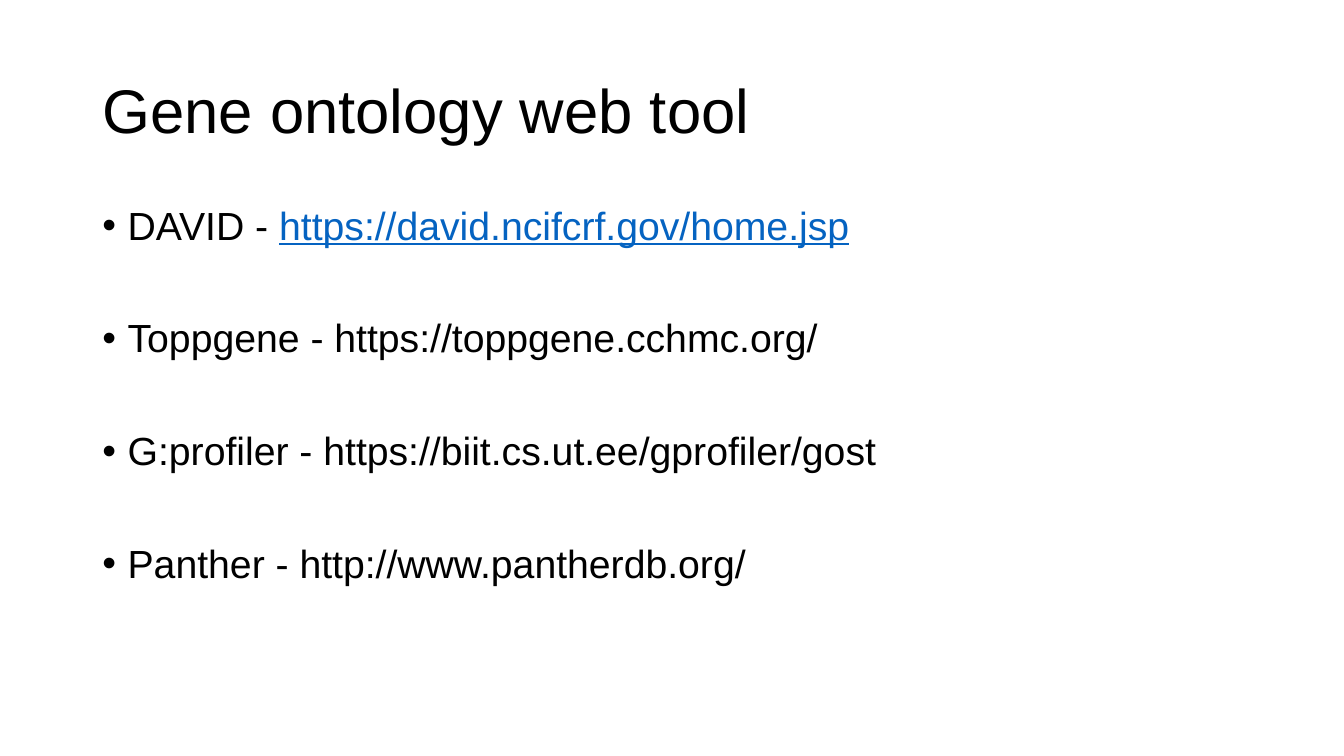
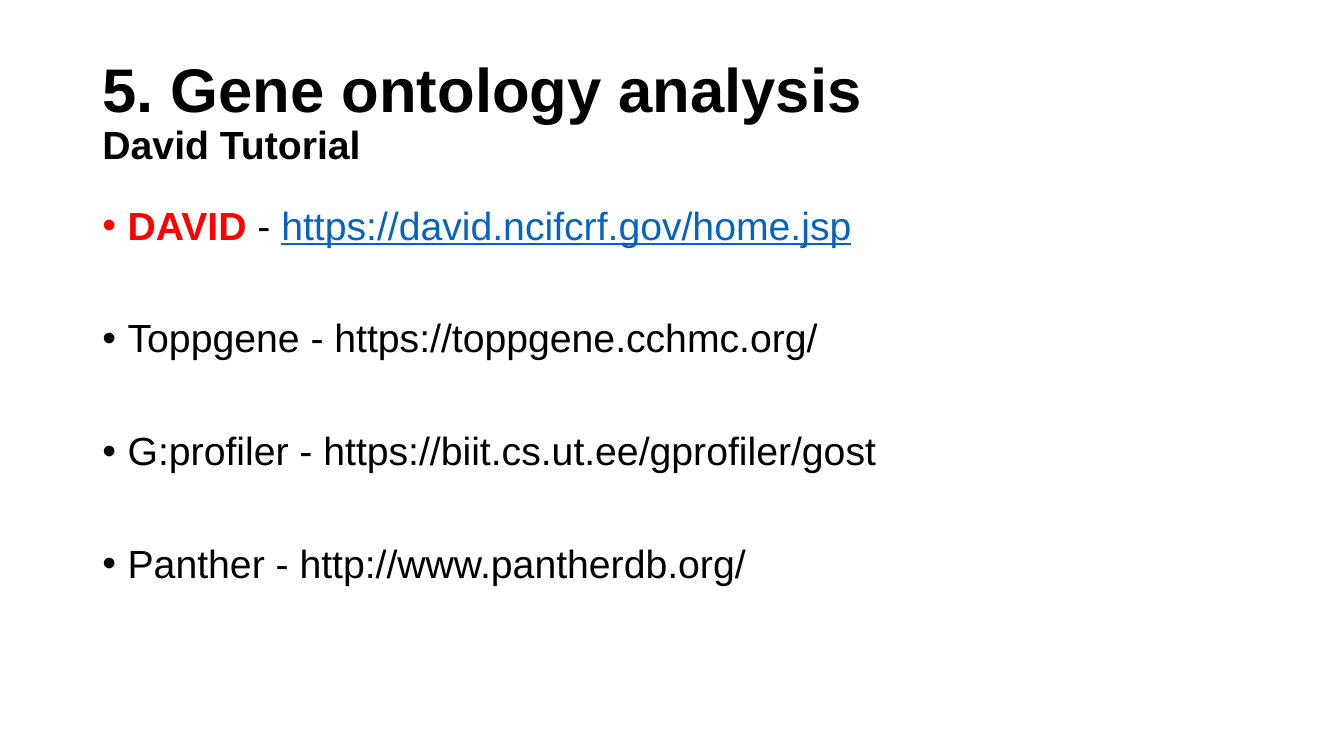
Before and after one commit to Khreat0205/Education_BulkRNAseq, a slide deck: slide 9 of Presentation/5. Gene Ontology analysis.pptx (slide 7 before the commit). Drawn at 1344x756 pixels with LibreOffice and Linux fonts; fonts in the diff are those of the drawing. Boxes give left, top, right and bottom in pixels: in the first picture for what was removed or moved away, otherwise in the second. Text is boxed around its words. In the diff, an @@ line names an element or a change of style, - is before the commit and + after.

```diff
--- a/Presentation/5. Gene Ontology analysis.pptx
+++ b/Presentation/5. Gene Ontology analysis.pptx
@@ title at <box>102,67,862,160</box>: text changed; bold on @@
-Gene ontology web tool
+5. Gene ontology analysis
+David Tutorial
@@ text at <box>128,211,851,248</box>: text colour #000000 to #FF0000, bold on in "DAVID" @@
```
Also in this commit, not shown: 7 other slides changed, 5 slides added, 3 slides removed.
